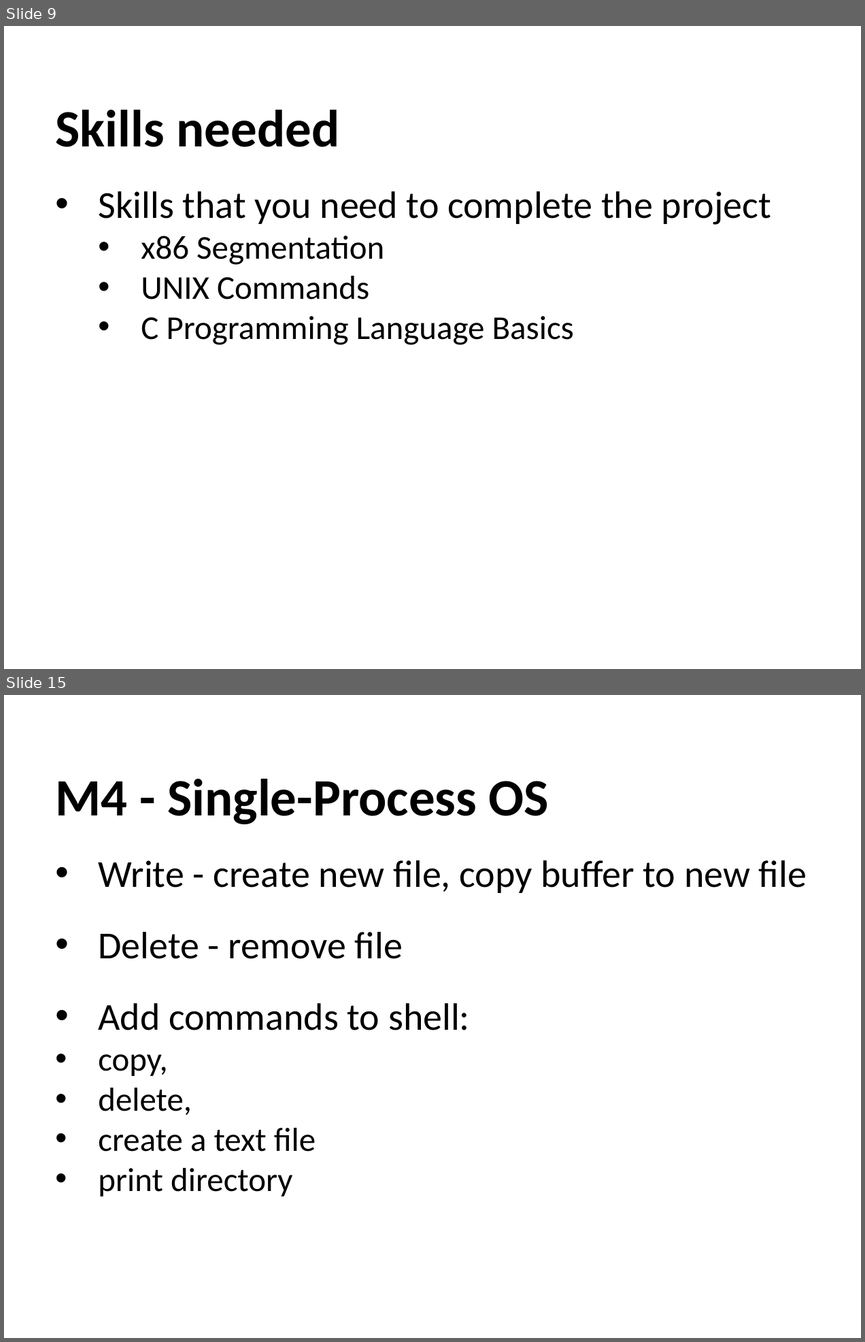
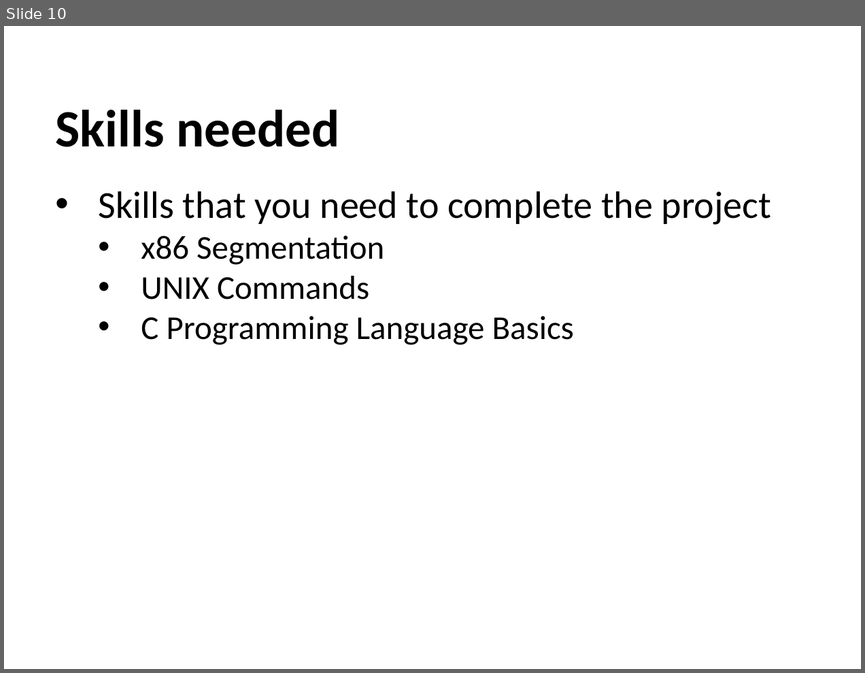
Before and after one commit to RHIT-CSSE/csse332, a slide deck: ClassMaterials/ProjectKickoff/ProjectKickoff.pptx. Shown one above the other, each under a label of ours: slides 9 and 15 before the commit, slide 10 after it; the slides between them are not shown. The pictures are 865x1342 and 865x673 pixels, drawn with LibreOffice and Linux fonts; fonts in the diff are those of the drawing. Boxes give left, top, right and bottom in pixels: in the first picture for what was removed or moved away, otherwise in the second. Text is boxed around its words. In the diff, an @@ line names an element or a change of style, - is before the commit and + after.

```diff
--- a/ClassMaterials/ProjectKickoff/ProjectKickoff.pptx
+++ b/ClassMaterials/ProjectKickoff/ProjectKickoff.pptx
@@ slide 15 removed at box(4, 695, 861, 1338), background #FFFFFF @@
@@ text removed at box(55, 779, 549, 824) @@
-M4 - Single-Process OS
@@ text removed at box(98, 860, 806, 1196) @@
-• Write - create new file, copy buffer to new file
-• Delete - remove file
-• Add commands to shell:
-  • copy,
-  • delete,
-  • create a text file
-  • print directory
@@ what was slide 9 is now slide 10 @@
```
Also in this commit, not shown: 4 slides changed, 2 slides added, 6 other slides removed, 1 other file.
